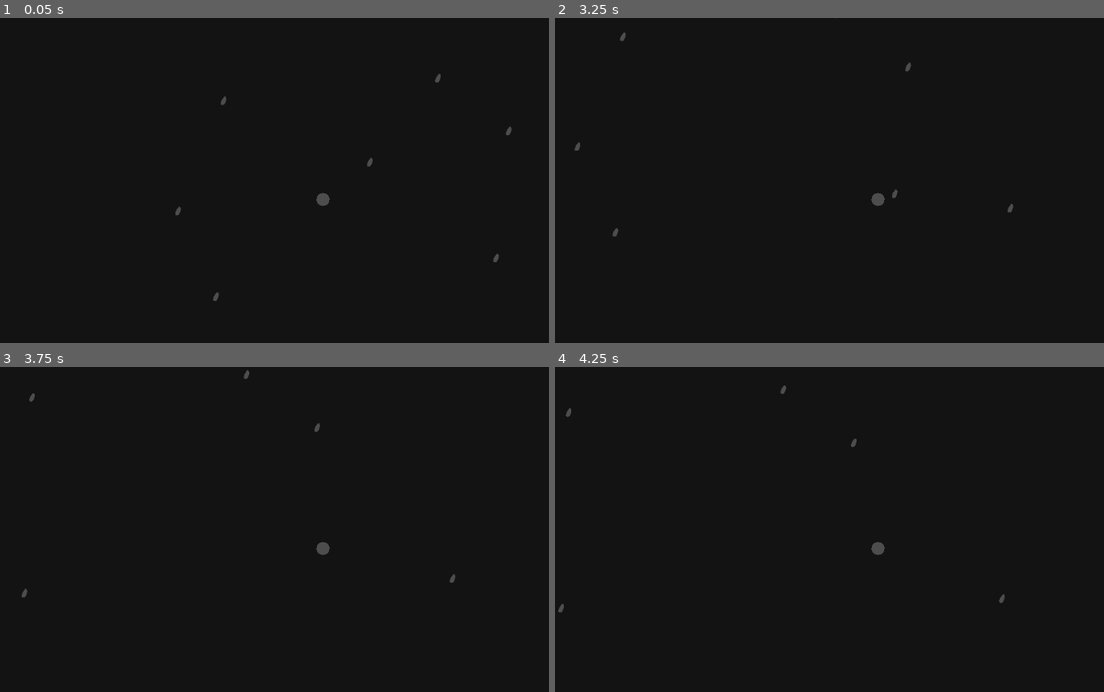
Above: before the commit, frames 1-4 (two rows, left to right).
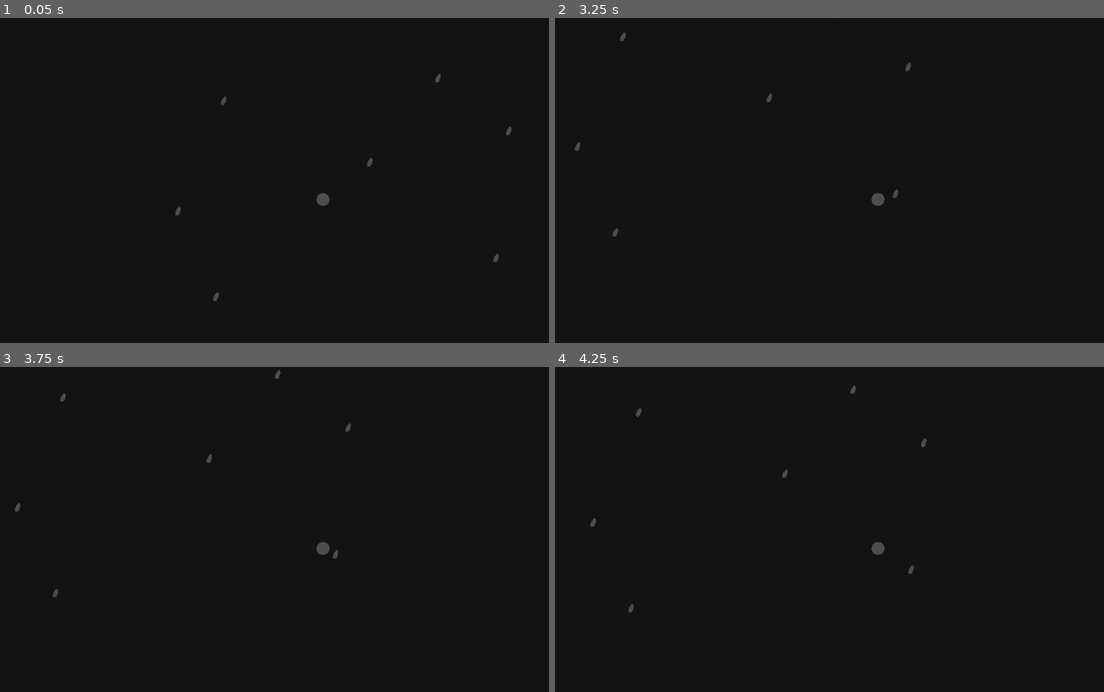
Above: after the commit, the same moments.

Repository: FOSS-Supremacy/celestis
Game: Godot game, scene res://scenes/tests.tscn
Same seed, same stepped clock (60 frames per second), same inputs: the game is played once before the commit and once after it. This scene is started directly instead of the project's main scene.
Inputs:
- Up to frame 1 (0.05 s): no input
- Up to frame 2 (3.25 s): tap Enter at 0.5 s; hold Right (player_right) 0.53-1.28 s; hold K (camera_down) 0.53-1.28 s; hold Down (player_down) 1.28-2.03 s; tap J (camera_left) at 1.35 s; hold Right (player_right) 2.03-2.78 s; hold L (camera_right) 2.03-2.78 s; hold Up (player_up) from 2.78 s (still down); tap I (camera_up) at 2.85 s
- Up to frame 3 (3.75 s): release Up (player_up) at 3.53 s; hold Left (player_left) from 3.53 s (still down); hold K (camera_down) from 3.53 s (still down)
- Up to frame 4 (4.25 s): keep holding Left (player_left); keep holding K (camera_down)

Frame 1 is identical in both runs. In frame 2, less than 0.1% of the frame differs, in the area x 38-84%, y 23-60%; in frame 3, 0.2%, in the area x 2-83%, y 0-71%; in frame 4, 0.2%.
Error after the commit: Parse Error: Class "Asteoroid" hides a global script class. (res://scripts/gameplay/space/Asteroid.gd:2)

Commit message:
improvements to the test script for space objects

Diff:
--- a/scripts/gameplay/systems/ObjectManager.gd
+++ b/scripts/gameplay/systems/ObjectManager.gd
@@ -1,49 +1,42 @@
 extends Node2D
+class_name Asteoroid
 
-@export var resource:SpaceObjectResource
+@export var resource: SpaceObjectResource
+@export var orbit_delay: float = 3.0
 var orbit_center: Node2D = null
 
-var angle:float = 0.0
+var angle: float = 0.0
 var orbit_timer: Timer
+var line:Line2D
+
 var velocity: Vector2 = Vector2.ZERO
 
 func _ready() -> void:
-	# Inicializa o Timer
+	# Timer
 	orbit_timer = Timer.new()
 	orbit_timer.one_shot = false
 	orbit_timer.autostart = false
+	orbit_timer.wait_time = orbit_delay
 	add_child(orbit_timer)
-
 	orbit_timer.connect("timeout", Callable(self, "_on_Timer_timeout"))
-	#print("Timer configurado com um delay de ", resource.orbit_delay, " segundos.")
 
 func _physics_process(delta: float) -> void:
 	orbit_controller(delta)
 
-	if orbit_center:
-		orbit_timer.wait_time = orbit_center.resource.orbit_delay
-
 	if not resource.orbiting:
 		apply_gravity(delta)
 
-func enter_orbit(center:Node2D) -> void:
-	#resource.orbiting = true
+func enter_orbit(center: Node2D) -> void:
 	if not resource.orbiting:
 		orbit_center = center
-		resource.orbit_radius = position.distance_to(center.position)
-		angle = (position - orbit_center.position).angle()
 		orbit_timer.start()
 
-		#print("Timer iniciado para entrar em órbita.")
-
-func orbit_controller(delta):
+func orbit_controller(delta: float) -> void:
 	if resource.orbiting and orbit_center:
 		angle += (resource.orbit_speed / resource.orbit_radius) * delta
 		angle = wrap_angle(angle)
-
-		# new position around the central body
-		var offset_x = orbit_center.resource.orbit_radius * cos(angle)
-		var offset_y = orbit_center.resource.orbit_radius * sin(angle)
+		var offset_x = resource.orbit_radius * cos(angle)
+		var offset_y = resource.orbit_radius * sin(angle)
 		position = orbit_center.position + Vector2(offset_x, offset_y)
 
 func apply_gravity(delta: float) -> void:
@@ -55,7 +48,10 @@
 		velocity += acceleration * delta
 		position += velocity * delta
 
-# Function to ensure that the angle is within the range [0, 2*PI]
+		if distance < resource.orbit_radius * 0.95:
+			orbit_timer.start()
+
+# Ensures the angle is in the range [0, 2*PI]
 func wrap_angle(angle: float) -> float:
 	var two_pi = 2 * PI
 	while angle < 0:
@@ -64,9 +60,8 @@
 		angle -= two_pi
 	return angle
 
+# When the Timer ends, start the orbit
 func _on_Timer_timeout() -> void:
 	resource.orbiting = true
-
-	if orbit_center is Player:
-		orbit_center.orbit_objects.append(self)
-	#print("Tempo acabou!")
+	resource.orbit_radius = position.distance_to(orbit_center.position)
+	orbit_timer.stop()
